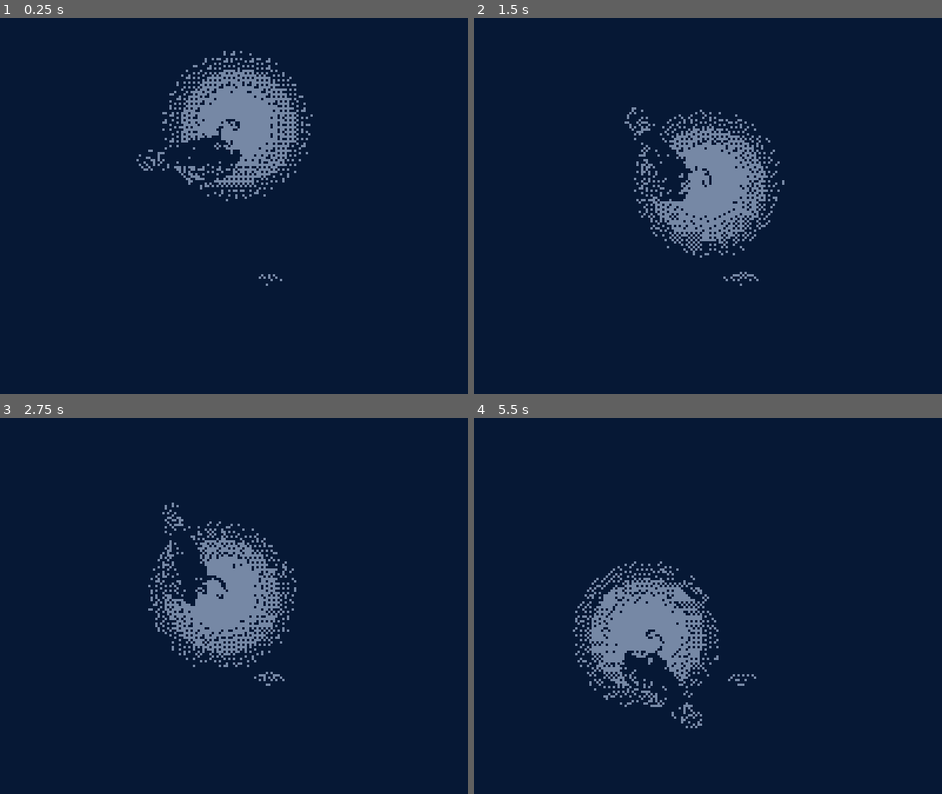
Above: before the commit, frames 1-4 (two rows, left to right).
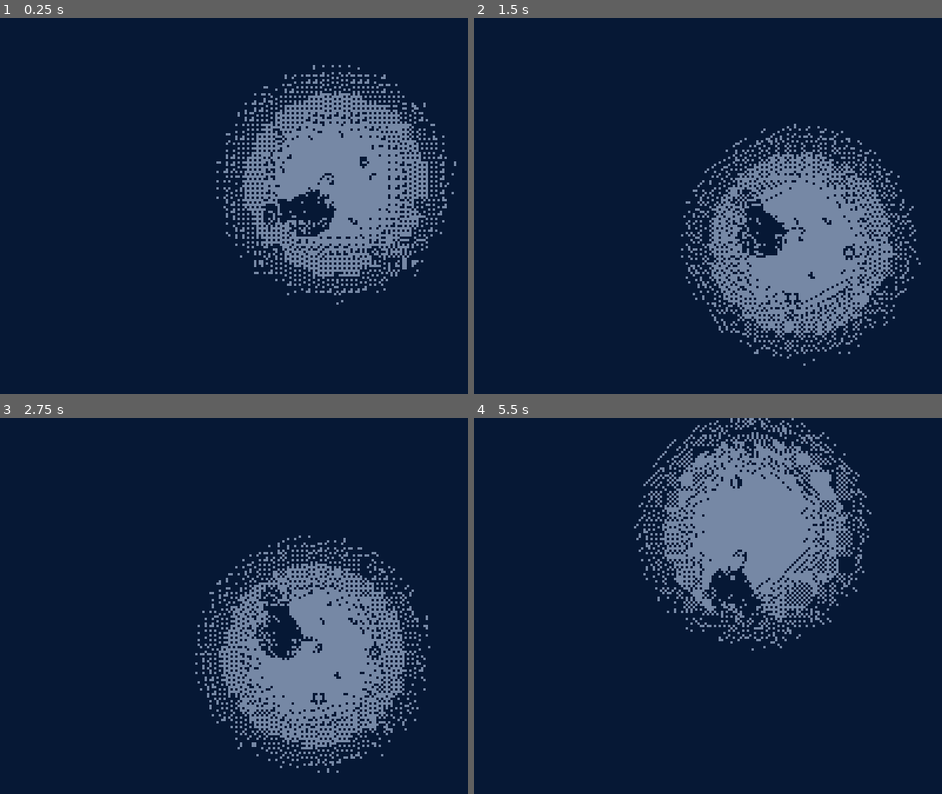
Above: after the commit, the same moments.

Repository: svilinskis1/apex-predator
Game: Godot game, scene res://scenes/levels/main.tscn
The game is run twice, just before and just after one commit, with the same random seed, the same clock (stepped at 60 frames per second) and the same inputs.
Inputs:
- Up to frame 1 (0.25 s): no input
- Up to frame 2 (1.5 s): tap Enter at 0.5 s; hold D (right) 0.53-1.28 s; hold A (left) from 1.28 s (still down)
- Up to frame 3 (2.75 s): release A (left) at 2.03 s; hold D (right) from 2.03 s (still down)
- Up to frame 4 (5.5 s): release D (right) at 2.78 s; hold W (forward) 2.78-3.53 s; hold A (left) from 3.53 s (still down)

The runs differ from the first frame. In frame 1, 16% of the frame differs, in the area x 29-98%, y 8-77%; in frame 2, 16%; in frame 3, 16%; in frame 4, 19%, in the area x 21-85%, y 0-83%.

Commit message:
sunday morning

Diff:
--- a/alpha predator/project.godot
+++ b/alpha predator/project.godot
@@ -14,6 +14,10 @@
 run/main_scene="res://scenes/levels/main.tscn"
 config/features=PackedStringArray("4.1", "GL Compatibility")
 config/icon="res://assets/sprites/icon.svg"
+
+[autoload]
+
+global="*res://scripts/global.gd"
 
 [display]
 
--- /dev/null
+++ b/alpha predator/scenes/bubbles.tscn
@@ -0,0 +1,5 @@
+[gd_scene format=3 uid="uid://i4mrdcgok8ht"]
+
+[node name="bubbles" type="Node2D"]
+
+[node name="Sprite2D" type="Sprite2D" parent="."]
--- a/alpha predator/scenes/characters/player.gd
+++ /dev/null
@@ -1,37 +0,0 @@
-extends CharacterBody2D
-
-var flipped = false
-
-var speed = 0
-var max_speed = 75
-var rotation_speed = 2
-var acceleration = 100
-
-var rotation_direction = 0
-
-func get_input(delta):
-	rotation_direction = Input.get_axis("left", "right")
-
-	speed += acceleration * delta
-	speed = min(speed, max_speed)
-
-	velocity = transform.x * Input.get_axis("back", "forward") * speed
-
-func _physics_process(delta):
-
-	get_input(delta)
-	rotation += rotation_direction * rotation_speed * delta
-
-	if rotation < -PI/2 or rotation > PI/2:
-		flipped = true
-	else:
-		flipped = false
-
-	$Anglerfish.set_flip_v(flipped)
-
-	if flipped:
-		$Anglerfish/Light.offset.y = 8
-	else:
-		$Anglerfish/Light.offset.y =  0
-
-	move_and_slide()
--- a/alpha predator/scenes/characters/player.tscn
+++ b/alpha predator/scenes/characters/player.tscn
@@ -1,28 +1,56 @@
-[gd_scene load_steps=5 format=3 uid="uid://bp3df403sii58"]
+[gd_scene load_steps=8 format=3 uid="uid://bp3df403sii58"]
 
-[ext_resource type="Script" path="res://scenes/characters/player.gd" id="1_obf87"]
+[ext_resource type="Script" path="res://scripts/player.gd" id="1_lbji8"]
 [ext_resource type="Texture2D" uid="uid://bqk7c0xbv0ure" path="res://assets/sprites/white circle.png" id="2_wfn37"]
 [ext_resource type="Texture2D" uid="uid://hvwjqw04sne" path="res://assets/sprites/anglerfish.png" id="2_wjswy"]
 
-[sub_resource type="RectangleShape2D" id="RectangleShape2D_8i2n7"]
-size = Vector2(28, 18)
+[sub_resource type="RectangleShape2D" id="RectangleShape2D_wa1yp"]
+size = Vector2(32, 20)
+
+[sub_resource type="RectangleShape2D" id="RectangleShape2D_6l03t"]
+size = Vector2(2.72577, 3.11517)
+
+[sub_resource type="CircleShape2D" id="CircleShape2D_hg5as"]
+radius = 9.0
+
+[sub_resource type="CircleShape2D" id="CircleShape2D_wsr1x"]
+radius = 26.0
 
 [node name="player" type="CharacterBody2D"]
-script = ExtResource("1_obf87")
+script = ExtResource("1_lbji8")
 
-[node name="EatShape" type="CollisionShape2D" parent="."]
-position = Vector2(8, 3)
-shape = SubResource("RectangleShape2D_8i2n7")
+[node name="FishShape" type="CollisionShape2D" parent="."]
+position = Vector2(7, 2)
+shape = SubResource("RectangleShape2D_wa1yp")
+
+[node name="LightShape" type="CollisionShape2D" parent="."]
+position = Vector2(18.5, -10)
+scale = Vector2(2.56808, 2.56808)
+shape = SubResource("RectangleShape2D_6l03t")
+
+[node name="EatArea" type="Area2D" parent="."]
+
+[node name="CollisionShape2D" type="CollisionShape2D" parent="EatArea"]
+position = Vector2(14, 2)
+shape = SubResource("CircleShape2D_hg5as")
+
+[node name="LightArea" type="Area2D" parent="."]
+
+[node name="CollisionShape2D" type="CollisionShape2D" parent="LightArea"]
+position = Vector2(20, -11)
+shape = SubResource("CircleShape2D_wsr1x")
+
+[node name="Light" type="Sprite2D" parent="."]
+show_behind_parent = true
+z_index = -1
+position = Vector2(21, -11)
+scale = Vector2(4.07401, 4.07401)
+texture = ExtResource("2_wfn37")
 
 [node name="Anglerfish" type="Sprite2D" parent="."]
 light_mask = 0
 z_index = 2
 use_parent_material = true
-scale = Vector2(0.453125, 0.453125)
+position = Vector2(6.82813, 0)
+scale = Vector2(0.316563, 0.453125)
 texture = ExtResource("2_wjswy")
-
-[node name="Light" type="Sprite2D" parent="Anglerfish"]
-show_behind_parent = true
-position = Vector2(44.1379, -26.4828)
-scale = Vector2(5.66749, 5.66749)
-texture = ExtResource("2_wfn37")
--- a/alpha predator/scenes/characters/prey.tscn
+++ b/alpha predator/scenes/characters/prey.tscn
@@ -1,16 +1,25 @@
-[gd_scene load_steps=3 format=3 uid="uid://caoissth78lkl"]
+[gd_scene load_steps=4 format=3 uid="uid://caoissth78lkl"]
 
+[ext_resource type="Script" path="res://scripts/prey.gd" id="1_3exid"]
 [ext_resource type="Texture2D" uid="uid://d4lfylx1pb7em" path="res://assets/sprites/fish.png" id="1_iinqb"]
 
 [sub_resource type="RectangleShape2D" id="RectangleShape2D_875q5"]
-size = Vector2(13, 6)
+size = Vector2(18.8322, 6)
 
 [node name="prey" type="CharacterBody2D"]
+script = ExtResource("1_3exid")
 
 [node name="Sprite2D" type="Sprite2D" parent="."]
+modulate = Color(0.129412, 0.156863, 0.219608, 1)
 scale = Vector2(0.5, 0.5)
 texture = ExtResource("1_iinqb")
+flip_h = true
 
-[node name="CollisionShape2D" type="CollisionShape2D" parent="."]
-position = Vector2(2, 0)
+[node name="Area2D" type="Area2D" parent="."]
+scale = Vector2(0.95581, 1)
+
+[node name="CollisionShape2D" type="CollisionShape2D" parent="Area2D"]
+position = Vector2(-9.35406e-08, 0)
 shape = SubResource("RectangleShape2D_875q5")
+
+[connection signal="area_entered" from="Area2D" to="." method="on_shape_entered"]
--- a/alpha predator/scenes/levels/main.tscn
+++ b/alpha predator/scenes/levels/main.tscn
@@ -1,7 +1,8 @@
-[gd_scene load_steps=6 format=3 uid="uid://ch5xsx4gqrefi"]
+[gd_scene load_steps=7 format=3 uid="uid://ch5xsx4gqrefi"]
 
 [ext_resource type="PackedScene" uid="uid://caoissth78lkl" path="res://scenes/characters/prey.tscn" id="2_pwfgo"]
 [ext_resource type="Shader" path="res://assets/shaders/1bit.gdshader" id="3_jwdda"]
+[ext_resource type="Texture2D" uid="uid://c6o4snw81d8e2" path="res://assets/sprites/bubble.png" id="4_fbsgm"]
 [ext_resource type="PackedScene" uid="uid://bp3df403sii58" path="res://scenes/characters/player.tscn" id="4_vcnxr"]
 
 [sub_resource type="ShaderMaterial" id="ShaderMaterial_ue2rd"]
@@ -9,40 +10,59 @@
 [sub_resource type="ShaderMaterial" id="ShaderMaterial_j4lb7"]
 shader = ExtResource("3_jwdda")
 
-[node name="Node2D" type="Node2D"]
+[node name="main" type="Node2D"]
 material = SubResource("ShaderMaterial_ue2rd")
 
-[node name="Control" type="Control" parent="."]
+[node name="player" parent="." instance=ExtResource("4_vcnxr")]
+use_parent_material = true
+position = Vector2(120, 80)
+
+[node name="Camera2D" type="Camera2D" parent="player"]
+
+[node name="Control" type="Control" parent="player/Camera2D"]
+z_index = -1
 layout_mode = 3
 anchors_preset = 0
-offset_right = 40.0
-offset_bottom = 40.0
+offset_left = -120.0
+offset_top = -80.0
+offset_right = -80.0
+offset_bottom = -40.0
 
-[node name="blue" type="ColorRect" parent="Control"]
+[node name="blue" type="ColorRect" parent="player/Camera2D/Control"]
 z_index = 6
 layout_mode = 0
-offset_right = 240.0
-offset_bottom = 160.0
+offset_left = -120.0
+offset_top = -80.0
+offset_right = 360.0
+offset_bottom = 240.0
 color = Color(0.0431373, 0.168627, 0.368627, 0.560784)
 
-[node name="shader" type="ColorRect" parent="Control"]
+[node name="shader" type="ColorRect" parent="player/Camera2D/Control"]
 z_index = 5
 material = SubResource("ShaderMaterial_j4lb7")
 layout_mode = 0
-offset_right = 240.0
-offset_bottom = 160.0
+offset_left = -120.0
+offset_top = -80.0
+offset_right = 360.0
+offset_bottom = 240.0
 
-[node name="bg" type="ColorRect" parent="Control"]
+[node name="bg" type="ColorRect" parent="player/Camera2D/Control"]
 z_index = -1
 use_parent_material = true
 layout_mode = 0
-offset_right = 240.0
-offset_bottom = 160.0
+offset_left = -120.0
+offset_top = -80.0
+offset_right = 360.0
+offset_bottom = 240.0
 color = Color(0, 0, 0, 1)
 
-[node name="CharacterBody2D" parent="." instance=ExtResource("4_vcnxr")]
-use_parent_material = true
-position = Vector2(80, 57)
+[node name="Bubble" type="Sprite2D" parent="."]
+position = Vector2(122, 79)
+scale = Vector2(0.8, 0.8)
+texture = ExtResource("4_fbsgm")
 
-[node name="CharacterBody2D2" parent="." instance=ExtResource("2_pwfgo")]
-position = Vector2(112, 111)
+[node name="prey2" parent="." instance=ExtResource("2_pwfgo")]
+position = Vector2(214, 45)
+
+[node name="prey" parent="." instance=ExtResource("2_pwfgo")]
+position = Vector2(27, 114)
--- /dev/null
+++ b/alpha predator/scripts/global.gd
@@ -0,0 +1,4 @@
+extends Node
+
+@onready var player = get_node("/root/main/player")
+var hunger = 0
--- /dev/null
+++ b/alpha predator/scripts/player.gd
@@ -0,0 +1,64 @@
+extends CharacterBody2D
+
+var max_speed = 100
+var acceleration = 150
+var deceleration = 50
+
+var rotation_speed = 0
+var rotation_deceleration = 5
+var rotation_direction = 0
+
+var input
+var hunger
+var flipped
+
+func _ready():
+	hunger = global.hunger
+	hunger = 0
+	input = 0
+	flipped = false
+
+func get_input():
+	input = int(Input.is_action_pressed("forward"))
+	rotation_direction = Input.get_axis("left", "right")
+
+	return input
+
+func flip_sprite():
+	if rotation < -PI/2 or rotation > PI/2:
+		flipped = true
+	else:
+		flipped = false
+
+	$Anglerfish.set_flip_v(flipped)
+
+	if flipped:
+		$Light.offset.y = 8
+	else:
+		$Light.offset.y =  0
+
+func _physics_process(delta):
+	input = get_input()
+
+	if input == 0:
+		if velocity.length() > deceleration * delta:
+			velocity -= velocity.normalized() * (deceleration * delta)
+		else:
+			velocity = Vector2.ZERO
+	else:
+		velocity += (transform.x * input * acceleration * delta)
+		velocity = velocity.limit_length(max_speed)
+
+	if rotation_direction == 0:
+		if rotation_speed > 0:
+			rotation_speed -= rotation_deceleration * delta * rotation_direction
+		else:
+			rotation_speed = 0
+	else:
+		rotation_speed = 2
+
+	rotation += rotation_direction * rotation_speed * delta
+
+	flip_sprite()
+
+	move_and_slide()
--- /dev/null
+++ b/alpha predator/scripts/prey.gd
@@ -0,0 +1,28 @@
+extends CharacterBody2D
+
+var speed = 0
+const max_speed = 50
+const acceleration = 100
+var fleeing = false
+var player_position
+var target
+
+func _physics_process(delta):
+	if not fleeing:
+		return
+	player_position = global.player.position
+	target = (player_position - position).normalized()
+
+	look_at(player_position)
+
+	speed += acceleration * delta
+	speed = min(speed, max_speed)
+	velocity = position.direction_to(target) * -speed
+	move_and_slide()
+
+func on_shape_entered(area):
+	if area.name == "LightArea":
+		fleeing = true
+	if area.name == "EatArea":
+		global.hunger += 1
+		queue_free()
Binary file added: alpha predator/assets/sprites/bubble.png
Not shown, added: alpha predator/assets/sprites/bubble.png.import
